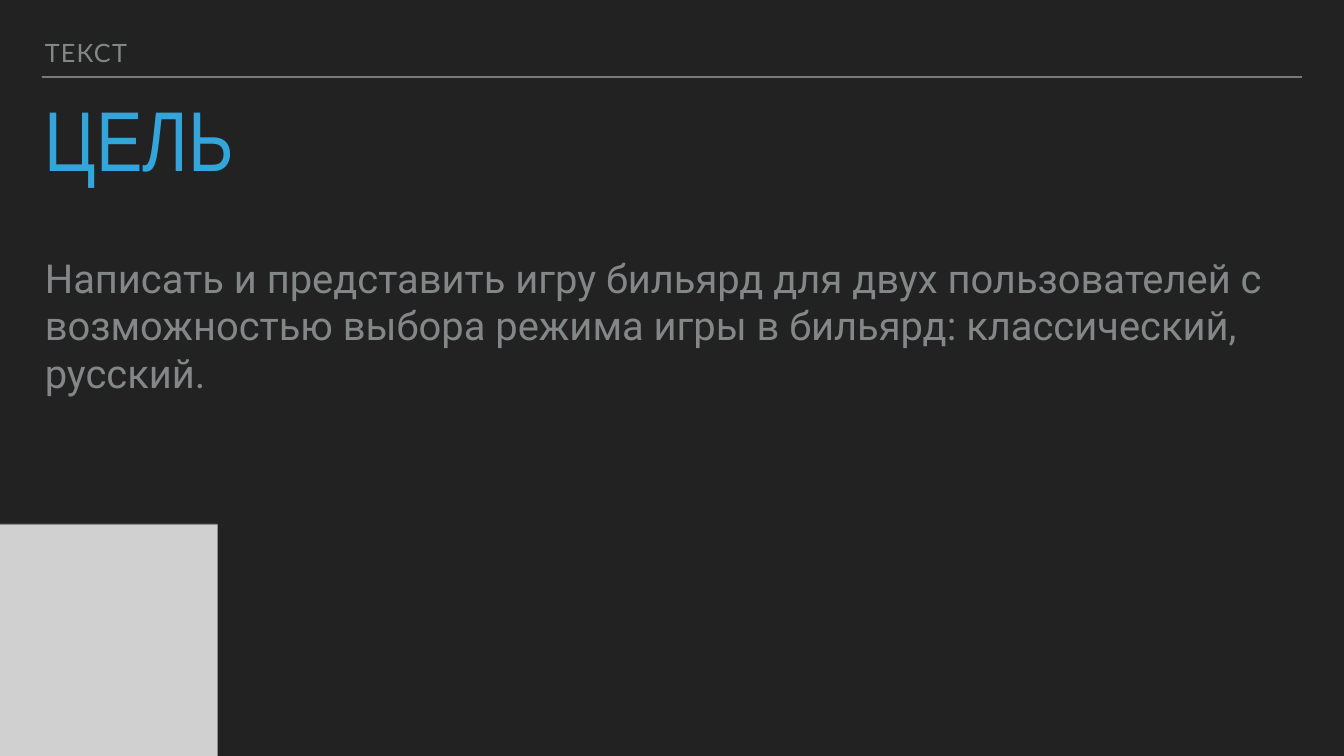
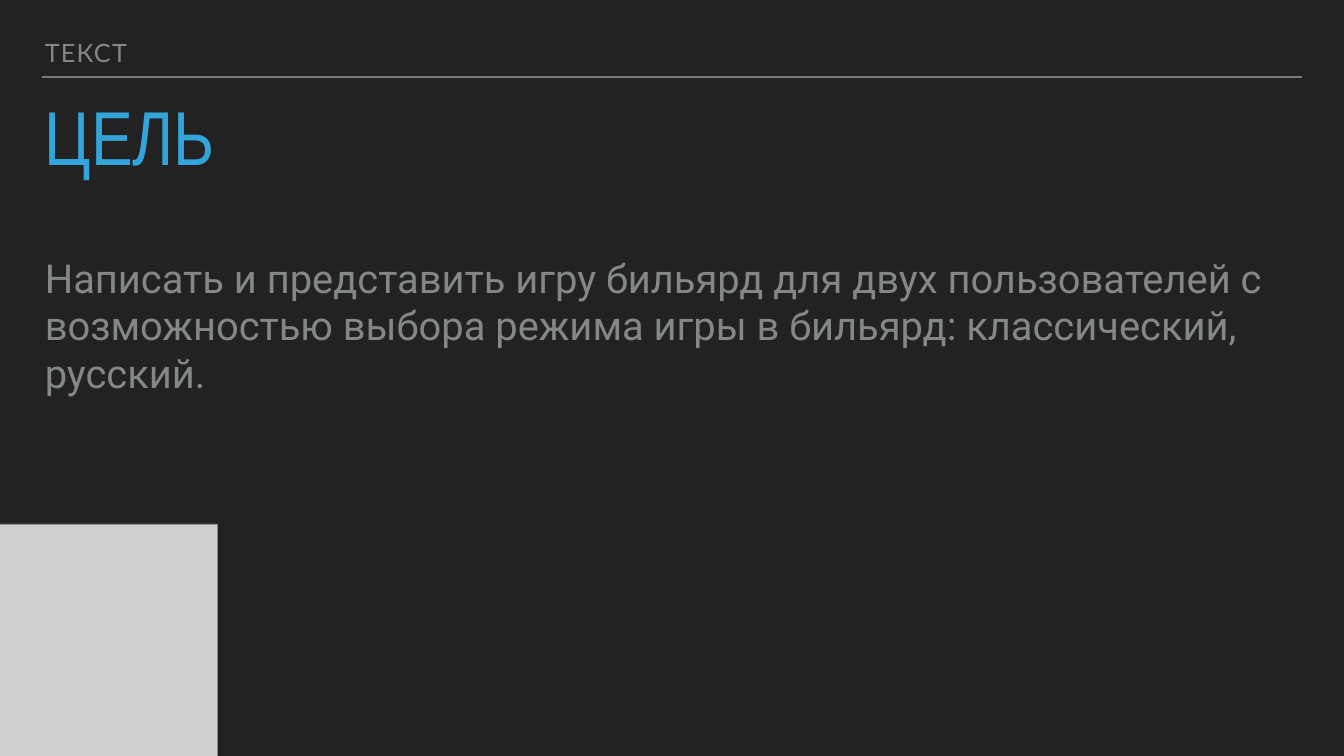
Before and after one commit to Plutorange/Billiard, a slide deck: slide 2 of Презентация биллиард.pptx. Drawn at 1344x756 pixels with LibreOffice and Linux fonts; fonts in the diff are those of the drawing; grey boxes stand for pictures. Boxes give left, top, right and bottom in pixels: in the first picture for what was removed or moved away, otherwise in the second. Text is boxed around its words. In the diff, an @@ line names an element or a change of style, - is before the commit and + after.

```diff
--- a/Презентация биллиард.pptx
+++ b/Презентация биллиард.pptx
@@ title "ЦЕЛЬ" at <box>45,112,215,179</box>: size 121.2 to 109.1 pt @@
```
Also in this commit, not shown: 1 other slide changed, 1 slide added.
